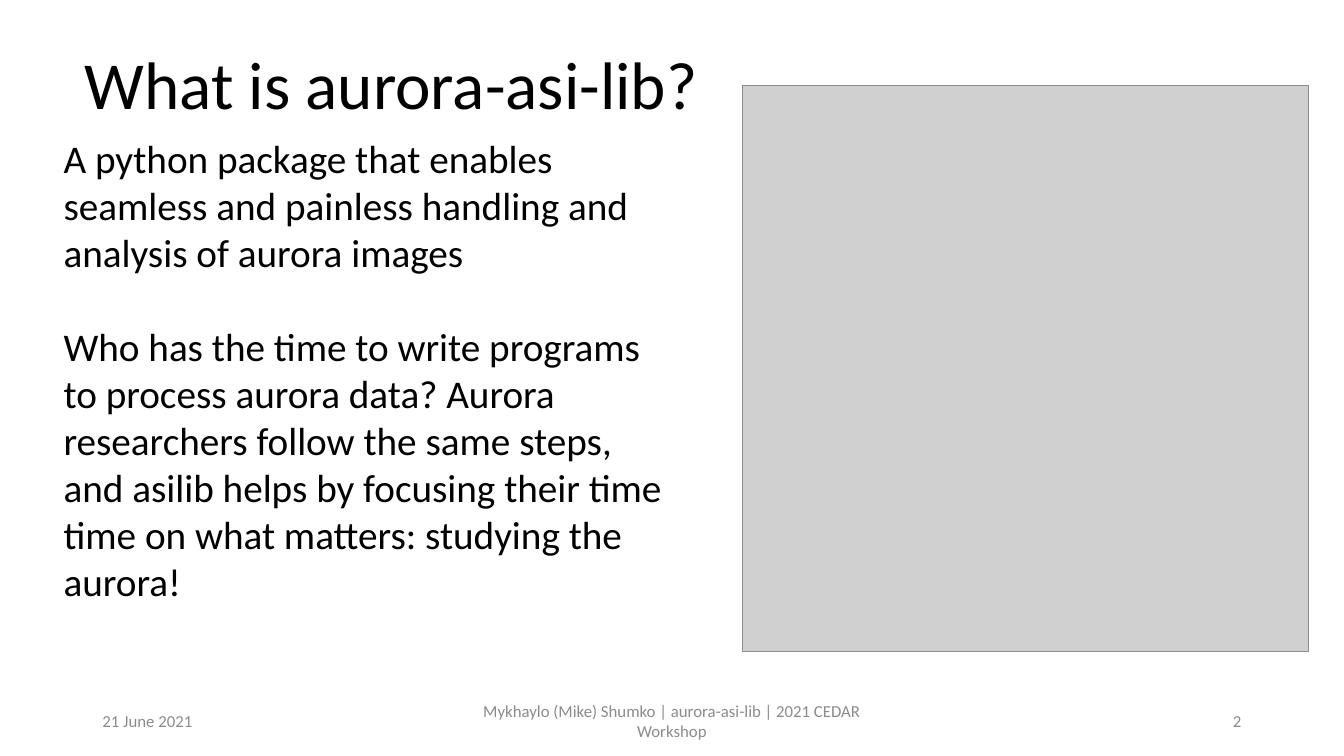
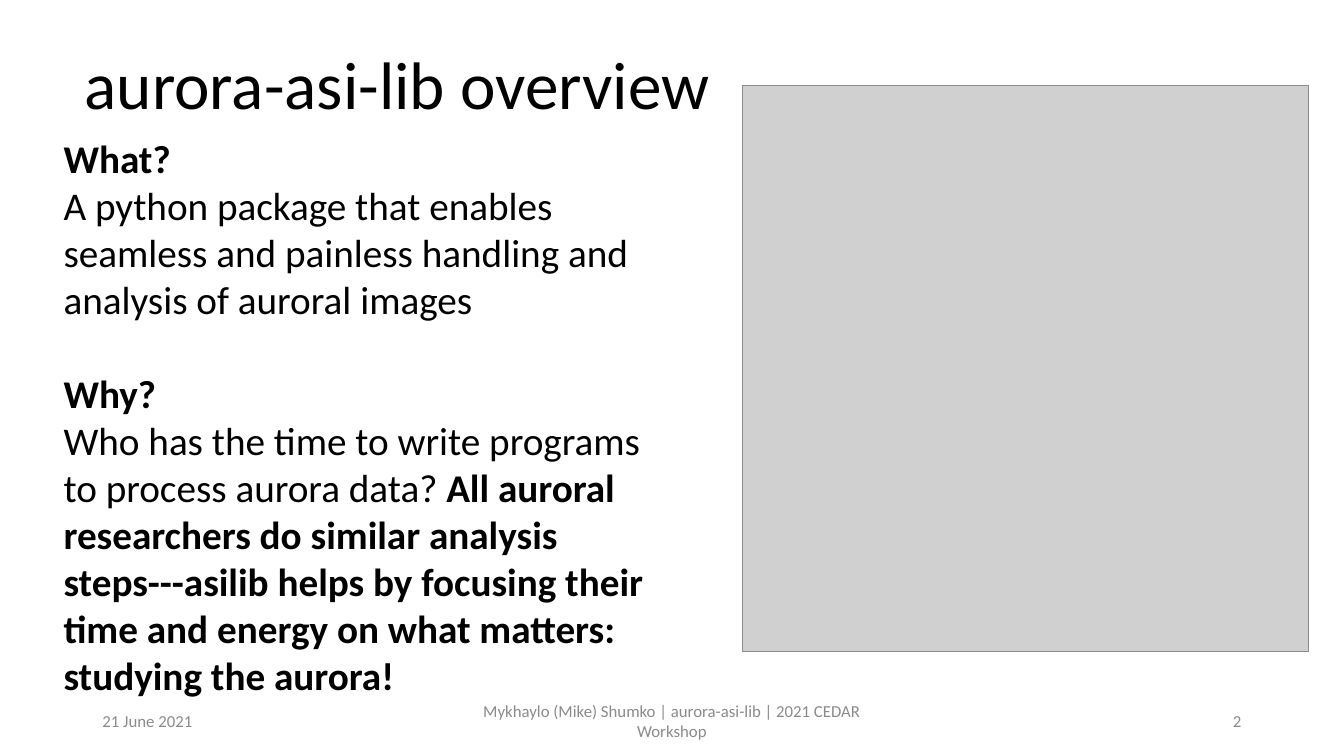
Before and after one commit to mshumko/asilib, a slide deck: slide 2 of presentations/2021_cedar_shumko_asilib.pptx. Drawn at 1344x756 pixels with LibreOffice and Linux fonts; fonts in the diff are those of the drawing; grey boxes stand for pictures. Boxes give left, top, right and bottom in pixels: in the first picture for what was removed or moved away, otherwise in the second. Text is boxed around its words. In the diff, an @@ line names an element or a change of style, - is before the commit and + after.

Commit message:
Updated the talk slides.

```diff
--- a/presentations/2021_cedar_shumko_asilib.pptx
+++ b/presentations/2021_cedar_shumko_asilib.pptx
@@ text at (x1=85, y1=62, x2=709, y2=110): text changed @@
-What is aurora-asi-lib?
+aurora-asi-lib overview
@@ text at (x1=64, y1=145, x2=643, y2=697): text changed; bold on @@
-A python package that enables seamless and painless handling and analysis of aurora images
-Who has the time to write programs to process aurora data? Aurora researchers follow the same steps, and asilib helps by focusing their time time on what matters: studying the aurora!
+What?
+A python package that enables seamless and painless handling and analysis of auroral images
+Why?
+Who has the time to write programs to process aurora data? All auroral researchers do similar analysis steps---asilib helps by focusing their time and energy on what matters: studying the aurora!
```
Also in this commit, not shown: 6 other slides changed, 3 slides added, 1 other file.
